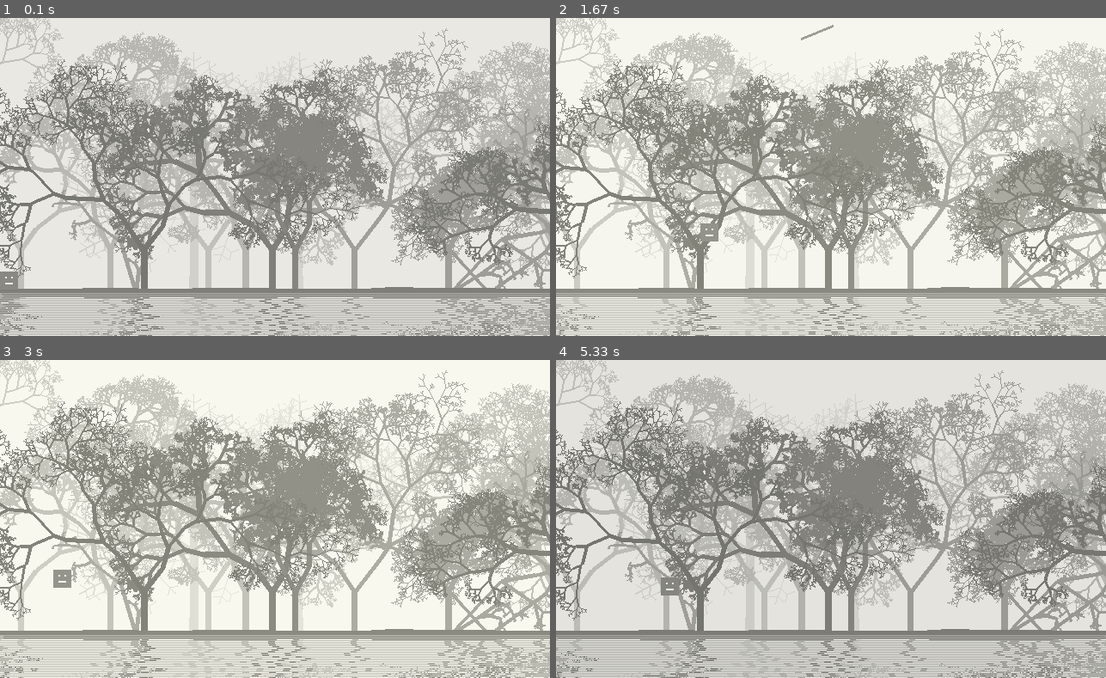
Above: before the commit, frames 1-4 (two rows, left to right).
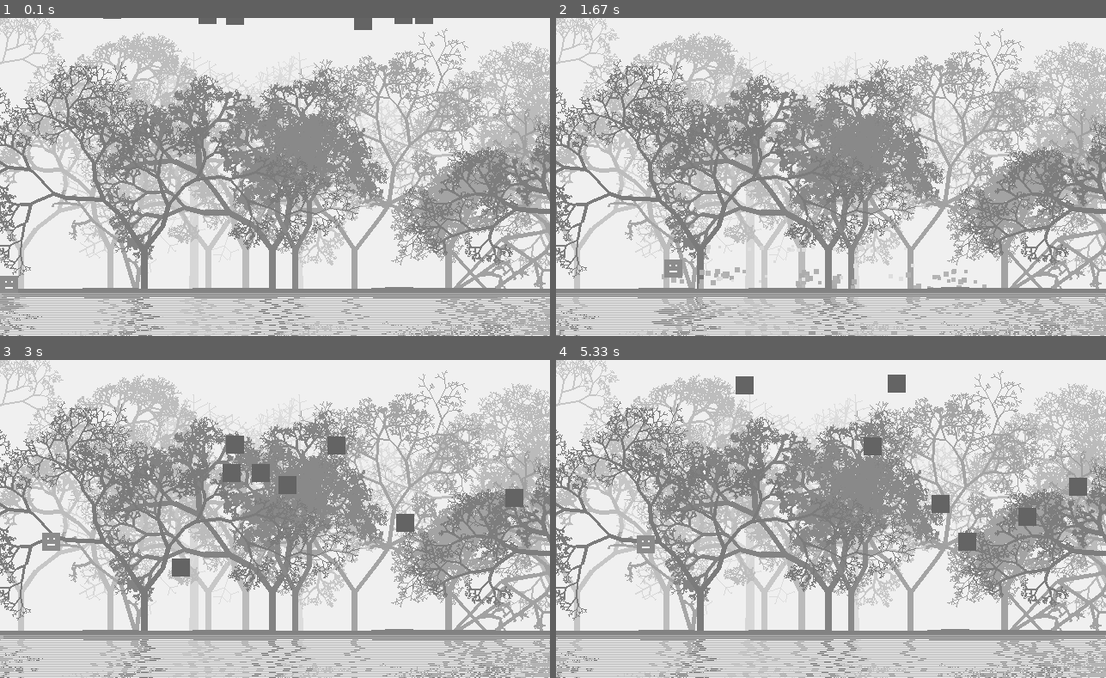
Above: after the commit, the same moments.

Repository: MyTaeyeon/Pygame-Art-with-code
Game: pygame game, started from lib/foo.py
Two runs of this game, one before a commit and one after it. Both use one fixed random seed, a clock stepped at 60 frames per second and the inputs below.
Inputs:
- Up to frame 1 (0.1 s): no input
- Up to frame 2 (1.67 s): tap Space at 0.33, 0.73, 1.03, 1.23, 1.53 s; hold Right 0.67-1.13 s; hold Right 1.17-1.63 s
- Up to frame 3 (3 s): hold Left 1.67-2.2 s; tap Space at 1.73, 2.03, 2.3, 2.6, 2.73 s; hold Left 2.23-2.63 s; hold Right from 2.67 s (still down)
- Up to frame 4 (5.33 s): tap Space at 3.03, 3.4, 3.7, 3.9, 4.2, 4.4, 4.7, 4.9, 5.2 s; release Right at 3.3 s; hold Left 3.33-3.8 s; hold Right 3.83-4.3 s; hold Right 4.33-4.8 s; hold Left from 4.83 s (still down)

The runs differ from the first frame. In frame 1, 0.5% of the frame differs, in the area x 0-79%, y 0-93%; in frame 2, 1.4%; in frame 3, 1.8%, in the area x 7-96%, y 23-72%; in frame 4, 1.5%.

Commit message:
add trap

Diff:
--- a/lib/creature.py
+++ b/lib/creature.py
@@ -11,40 +11,39 @@
 pygame.init()
 screen = pygame.display.set_mode([640, 320])
 screen.fill((255, 255, 255))
-class Arrow:
-	def __init__(self,x,y, spd):
-		self.color = (150,150,150)
-		self.x = x
-		self.y = y
-		self.l = 40
-		self.a = 0
-		self.spd = spd
-		self.v = [-self.spd,0]
-		self.g = 0.04
-		self.flicker  =  1
-
-	def calcA(self):
-		return math.degrees(math.atan2(self.v[1],self.v[0]))
-
-	def calcV(self):
-		return [self.spd*math.cos(math.radians(self.a)), -self.spd*math.sin(math.radians(self.a))]
-
-
-	def calcHead(self):
-		return self.x+self.l*math.cos(math.radians(self.a)), self.y+self.l*math.sin(math.radians(self.a))
-
-	def calcFeather(self):
-		return self.x+self.l*0.3*math.cos(math.radians(self.a)), self.y+self.l*0.3*math.sin(math.radians(self.a))
-
-	def draw(self,surf):
-		u.line(surf,[245,245,245],[self.x,self.y],self.calcFeather(), 4)
-		u.line(surf,self.color,[self.x,self.y],self.calcHead(),random.randrange(0,2)*self.flicker+2)
-
-	def fly(self):
-		self.a = self.calcA()
-		self.x += self.v[0]
-		self.y += self.v[1]
-		self.v[1] += self.g
+
+class goStraight:
+    def __init__(self, x, y, v, dir = 1) -> None:
+        self.x = x
+        self.y = y
+        self.v = v
+        # self.spd = spd
+        self.time = 0
+        self.dir = dir
+
+    def update(self, onland = 0):
+        if self.y*self.dir > onland *self.dir:
+            return 'boom'
+        self.x += self.v[0]
+        self.time += 1
+        self.y += self.v[1]
+        # self.v[0], self.v[1] = self.v[0] * self.spd, self.v[1] * self.spd
+
+class splinter(goStraight):
+    def __init__(self, x, y, v, color, size, time) -> None:
+        super().__init__(x, y, v, -1)
+        self.color = color
+        self.size = size
+        self.onland = y + v[1]*time
+
+    def update(self):
+        self.color += random.randint(3, 5)
+        self.size -= 0.1
+        return super().update(self.onland)
+
+    def draw(self, surface):
+        if 0 < self.color < 255:
+            pygame.draw.polygon(surface, (self.color, self.color, self.color), [[self.x, self.y], [self.x + math.ceil(self.size), self.y], [self.x + math.ceil(self.size), self.y - math.ceil(self.size)], [self.x, self.y - math.ceil(self.size)]])
 
 class Player:
     def __init__(self, x, y) -> None:
@@ -146,7 +145,6 @@
             if a[0][0] == "trans":
                 if a[0][1] == "x":
                     self.x+=(a[1][0]-self.x)/float(a[1][1])
-                    #self.dir = (a[1][0]-self.x>0)*2-1
                     self.walk()
                 if a[0][1] == "xt":
                     self.x+=(a[1][0]-self.x)/float(a[1][1])
@@ -171,8 +169,6 @@
                 ti[1](*ti[2])
                 self.timers.remove(ti)
 
-
-
     def addanim(self,skn,rol,dest,t):
         na = [[skn,rol],[dest,t]]
         for a in self.animations[-1]:
@@ -337,16 +333,31 @@
         s.line(surf,cd[14],cd[15])
 
 if __name__ == "__main__":
-    arrows = [Arrow(100, 100), Arrow(100, 150), Arrow(100, 200)]
+    n = goStraight(100, 100, [3, 3])
+    m = 0
 
     while True:
-        for event in pygame.event.get():
-            if event.type == pygame.QUIT:
+        for even in pygame.event.get():
+            if even.type == pygame.QUIT:
                 pygame.quit()
                 sys.exit()
-        screen.fill((255, 255, 255))
-
-        for x in arrows:
-            x.draw(screen)
-            x.fly()
+
+        if m == 0:
+            if n.update(300) =='boom':
+                m = 21
+                n = [splinter(n.x + random.randint(-6, 6), n.y + random.randint(0, 6),
+                              [random.randint(-6, 6), random.randint(-3, -1)],
+                              150, random.randint(3, 5), random.randint(15, 20)) for i in range(20)]
+            else:
+                u.polygon(screen, (150, 150, 150), [[n.x, n.y], [n.x + 20, n.y], [n.x + 20, n.y - 20], [n.x, n.y - 20]])
+        elif m > 1:
+            for i in range(len(n)):
+                if n[i] == None:
+                    continue
+                if n[i].update() == 'boom':
+                    n[i] = None
+                    m -= 1
+                else:
+                    n[i].draw(screen)
+        # screen.fill((255, 255, 255))
         pygame.display.update()
--- a/lib/foo.py
+++ b/lib/foo.py
@@ -121,10 +121,13 @@
 scroll = 0
 canvas = pygame.Surface([width/2,height])
 x = 0
-SPEED = 4
+SPEED = 3
 
 def onlandY(ox):
-	return height - min(land[math.ceil(ox / landDensity)], land[math.floor(ox / landDensity)])
+	if 0 < ox / landDensity < len(land) - 1:
+		return height - min(land[math.ceil(ox / landDensity)], land[math.floor(ox / landDensity)])
+	else:
+		return 320
 
 player = creature.Player(0, height - land[0])
 
@@ -172,8 +175,9 @@
 t1 = t2 = None
 
 T = 0
-arrows = [creature.Arrow(width // 2 + buff, int(random.random() * 1000 - 100), random.randint(4, 12))]
-makeBirds(30)
+
+gifts = [creature.goStraight(random.randint(100, width // 2 - 50), random.randint(-30, -10), [random.randint(-6, 6), random.randint(3, 6)]) for i in range(8)]
+cnt = [0] * len(gifts)
 while (True):
 	for event in pygame.event.get():
 		if event.type == pygame.QUIT:
@@ -202,6 +206,28 @@
 			# Lrs[i] = makeBGLayer(i)
 			t2 = threading.Thread(target=mt, args=(2, i))
 			t2.start()
+
+	for j in range(len(gifts)):
+		if cnt[j] == 0:
+			if gifts[j].update(onlandY(gifts[j].x)) =='boom':
+				cnt[j] = 21
+				gifts[j] = [creature.splinter(gifts[j].x + random.randint(-6, 6), gifts[j].y + random.randint(0, 6),
+								[random.randint(-6, 6), random.randint(-3, -1)],
+								150, random.randint(3, 5), random.randint(15, 20)) for i in range(20)]
+			else:
+				u.polygon(canvas, (100, 100, 100), [[gifts[j].x, gifts[j].y], [gifts[j].x + 20, gifts[j].y], [gifts[j].x + 20, gifts[j].y - 20], [gifts[j].x, gifts[j].y - 20]])
+		elif cnt[j] > 1:
+			for i in range(len(gifts[j])):
+				if gifts[j][i] == None:
+					continue
+				if gifts[j][i].update() == 'boom':
+					gifts[j][i] = None
+					cnt[j] -= 1
+				else:
+					gifts[j][i].draw(canvas)
+		else:
+			cnt[j] = 0
+			gifts[j] = creature.goStraight(random.randint(100, width // 2 - 50), random.randint(-30, -10), [random.randint(-6, 6), random.randint(3, 6)])
 
 	u.polygon(canvas,(130,130,130),[[0,height]]+[[landloc+i*landDensity,height-land[i]] for i in range(0,len(land))]+[[width/2,height]])
 	player.update(onlandY(player.x))
@@ -232,13 +258,11 @@
 			player.x = 10
 	if usercontrol[pygame.K_SPACE] and player.stuckinSky == False:
 		player.time = 0
-		player.vy = SPEED * 3.5
+		player.vy = SPEED * 4.5
 		player.ay = SPEED / 3
 
-	for x in arrows:
-		x.fly()
-		x.draw(canvas)
-
+	if T % 1000 == 0:
+		makeBirds(20)
 	birdCtrl()
 
 	screen.blit(canvas,[0,0])
@@ -250,8 +274,8 @@
 		screen.blit(reflection,[(math.sin(i*0.5))*i*0.5+(noise.noise(pygame.time.get_ticks()*0.001,i*0.2)-0.5)*20,height+i-1],(0,height-i,width/2,1))
 
 	T += 1
-	array = [pygame.surfarray.pixels_red(screen),pygame.surfarray.pixels_green(screen),pygame.surfarray.pixels_blue(screen)]
-	filter.filter(array,T)
-	del(array)
+	# array = [pygame.surfarray.pixels_red(screen),pygame.surfarray.pixels_green(screen),pygame.surfarray.pixels_blue(screen)]
+	# filter.filter(array,T)
+	# del(array)
 
 	pygame.display.update()
--- a/test.py
+++ b/test.py
@@ -6,18 +6,10 @@
 # Cài đặt màn hình
 screen_width = 800
 screen_height = 600
-screen = pygame.display.set_mode((screen_width, screen_height))
-pygame.display.set_caption("Hình Vuông Nằm Chéo")
+screen = pygame.display.set_mode((screen_width, screen_height), pygame.FULLSCREEN)
 
 # Màu sắc
-white = (255, 255, 255)
 black = (0, 0, 0)
-
-# Tọa độ các đỉnh của hình vuông
-x1, y1 = 300, 300
-x2, y2 = 500, 300
-x3, y3 = 500, 500
-x4, y4 = 300, 500
 
 # Vòng lặp chính
 running = True
@@ -27,13 +19,9 @@
             running = False
 
     # Xóa màn hình
-    screen.fill(white)
+    screen.fill(black)
 
     # Vẽ hình vuông nằm chéo
-    pygame.draw.line(screen, black, (x1, y1), (x2, y2), 2)
-    pygame.draw.line(screen, black, (x2, y2), (x3, y3), 2)
-    pygame.draw.line(screen, black, (x3, y3), (x4, y4), 2)
-    pygame.draw.line(screen, black, (x4, y4), (x1, y1), 2)
 
     pygame.display.flip()
 
